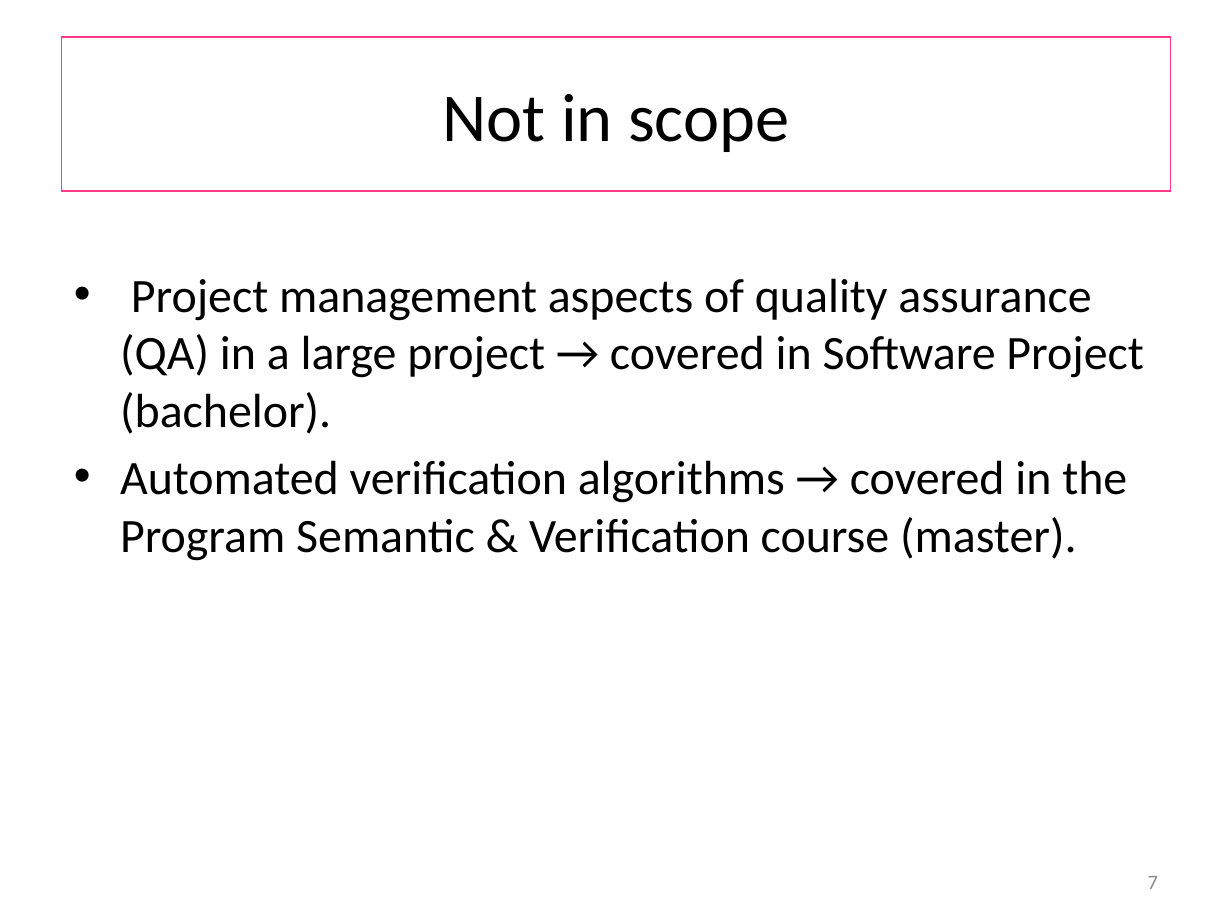
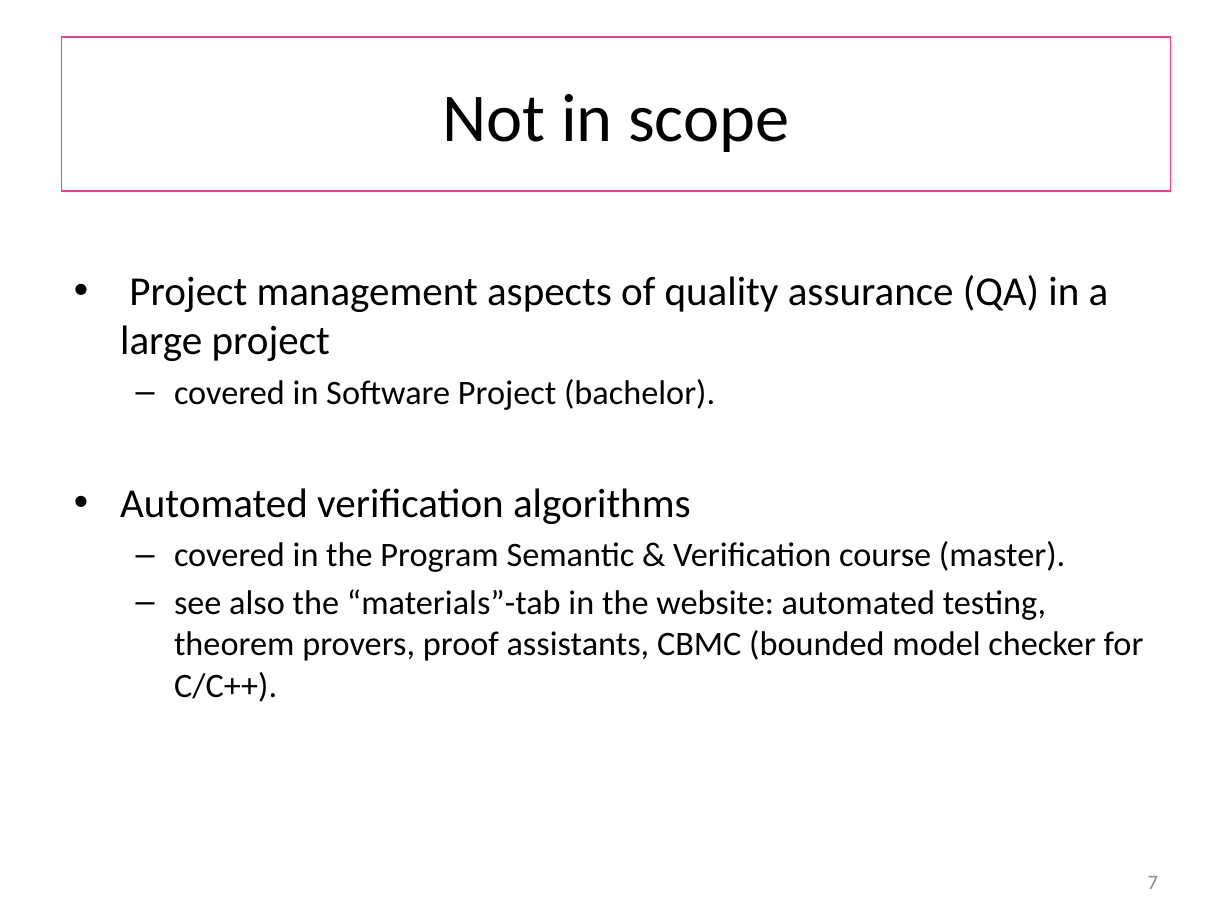
Before and after one commit to wooshrow/b3stv, a slide deck: slide 7 of slides/organization.pptx. Drawn at 1232x924 pixels with LibreOffice and Linux fonts; fonts in the diff are those of the drawing. Boxes give left, top, right and bottom in pixels: in the first picture for what was removed or moved away, otherwise in the second. Text is boxed around its words. In the diff, an @@ line names an element or a change of style, - is before the commit and + after.

```diff
--- a/slides/organization.pptx
+++ b/slides/organization.pptx
@@ text at (120,275,1144,702): text changed; size 28 to 20 pt @@
-• Project management aspects of quality assurance (QA) in a large project → covered in Software Project (bachelor).
-• Automated verification algorithms → covered in the Program Semantic & Verification course (master).
+• Project management aspects of quality assurance (QA) in a large project
+  – covered in Software Project (bachelor).
+• Automated verification algorithms
+  – covered in the Program Semantic & Verification course (master).
+  – see also the “materials”-tab in the website: automated testing, theorem provers, proof assistants, CBMC (bounded model checker for C/C++).
```
Also in this commit, not shown: 10 other slides changed, 7 other files.
